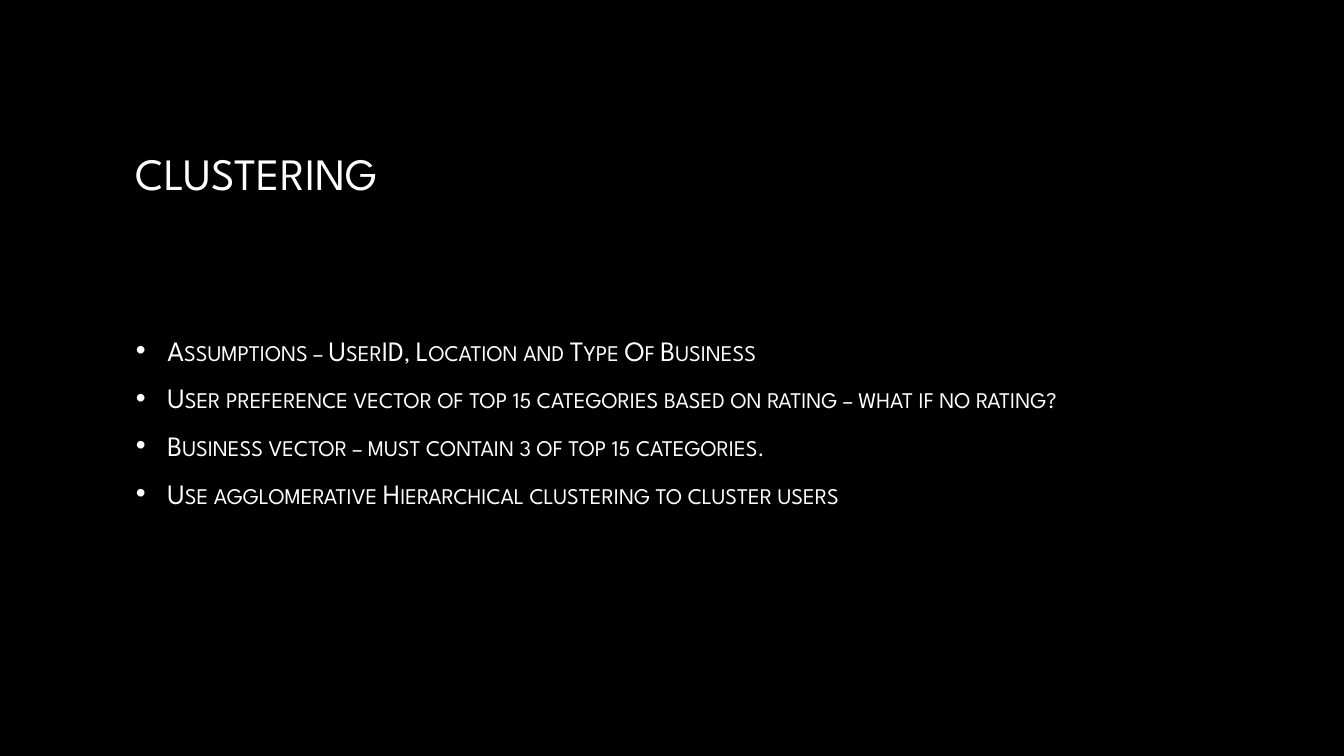
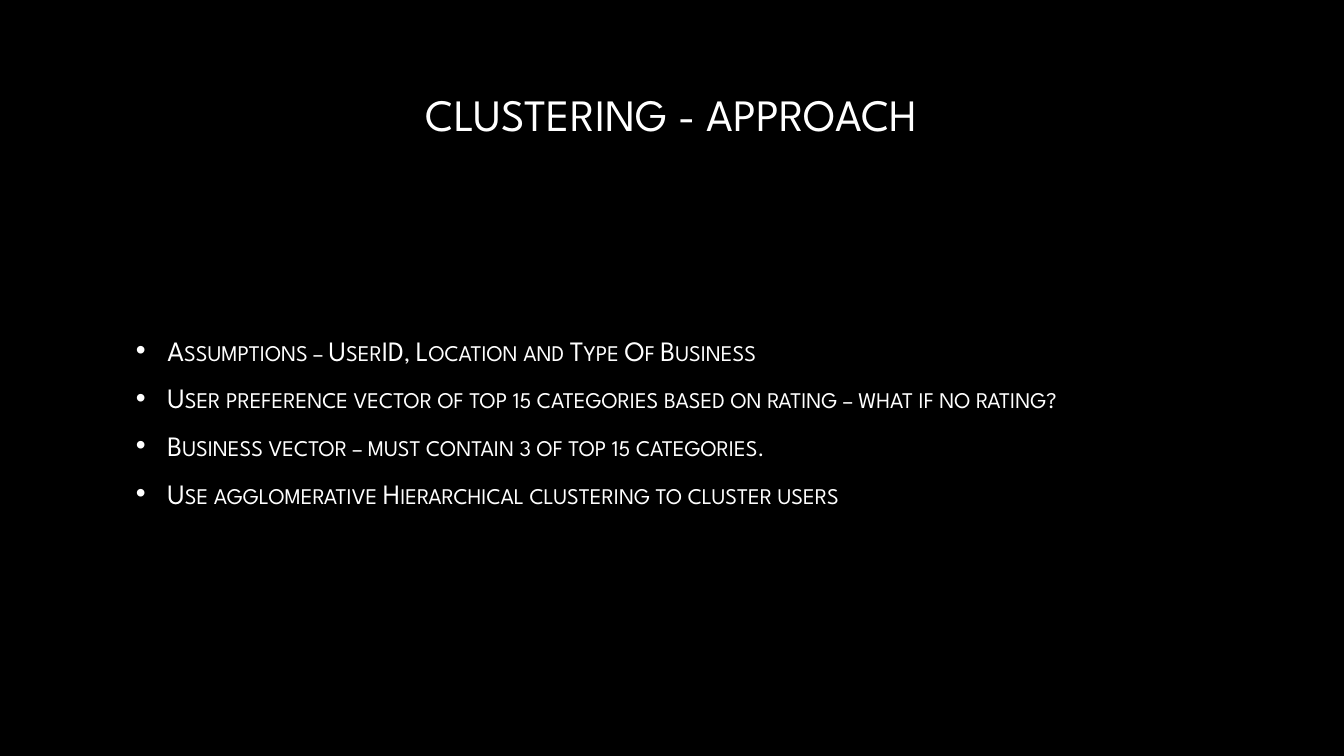
Before and after one commit to AbhayKasturia/YelpRecommendationSystem, a slide deck: slide 9 of Final_Presentation/draft_presentation.pptx (slide 8 before the commit). Drawn at 1344x756 pixels with LibreOffice and Linux fonts; fonts in the diff are those of the drawing; background and template pictures are left out. Boxes give left, top, right and bottom in pixels: in the first picture for what was removed or moved away, otherwise in the second. Text is boxed around its words. In the diff, an @@ line names an element or a change of style, - is before the commit and + after.

```diff
--- a/Final_Presentation/draft_presentation.pptx
+++ b/Final_Presentation/draft_presentation.pptx
@@ title at <box>426,101,917,132</box>: text changed @@
-CLUSTERING
+CLUSTERING - APPROACH
```
Also in this commit, not shown: 6 other slides changed, 8 slides added, 5 slides removed.
